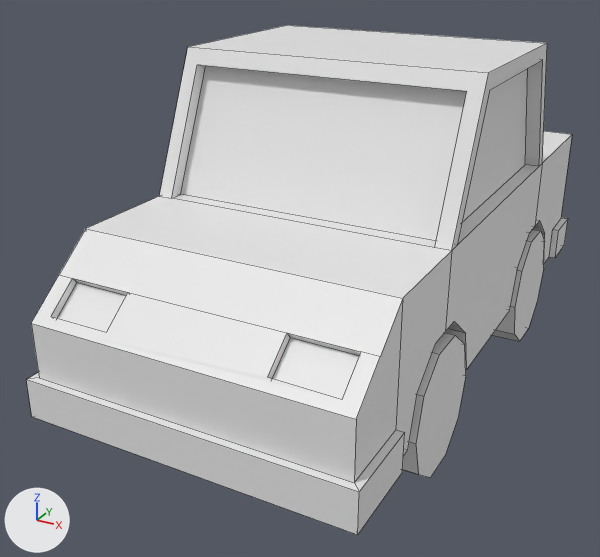
Two versions of the Blender file Assets/Models/Car.blend, one commit apart.
Rendered twice from a 50 mm camera at (2.32, -5.12, 3.19) aimed at (-0.27, -0.43, 0.85). The axes (+X, +Y, +Z) are drawn at lower left. The lights are the same throughout. Mesh edges are drawn as thin lines.

Script lines for the objects in view, before the commit:
```python
me_cube = bpy.data.meshes.new('Cube')
me_cube.from_pydata(...)  # 156 vertices, 105 faces; spans x -1.05..1.05, y -2.25..2.05, z 0.0..1.9
me_cylinder_001 = bpy.data.meshes.new('Cylinder.001')
me_cylinder_001.from_pydata(...)  # a 10-sided cylinder along z spanning x -0.5..0.5, y -0.5..0.5, z -0.2..0.2
me_cylinder_003 = bpy.data.meshes.new('Cylinder.003')
me_cylinder_003.from_pydata(...)  # a 10-sided cylinder along z spanning x -0.5..0.5, y -0.5..0.5, z -0.2..0.2
ob_car = bpy.data.objects.new('Car', me_cube)
ob_car.location = (0.0, 0.0, 0.5)
ob_tire_back_left = bpy.data.objects.new('Tire Back Left', me_cylinder_003)
ob_tire_back_left.location = (0.85, 1.0, 0.5)
ob_tire_back_left.rotation_euler = (0.0, 1.571, 0.0)  # degrees (0, 90, 0)
ob_tire_back_left.scale = (0.85, 0.85, 0.85)
ob_ture_front_left = bpy.data.objects.new('Ture Front Left', me_cylinder_001)
ob_ture_front_left.location = (0.85, -1.0, 0.5)
ob_ture_front_left.rotation_euler = (0.0, 1.571, 0.0)  # degrees (0, 90, 0)
ob_ture_front_left.scale = (0.85, 0.85, 0.85)
```
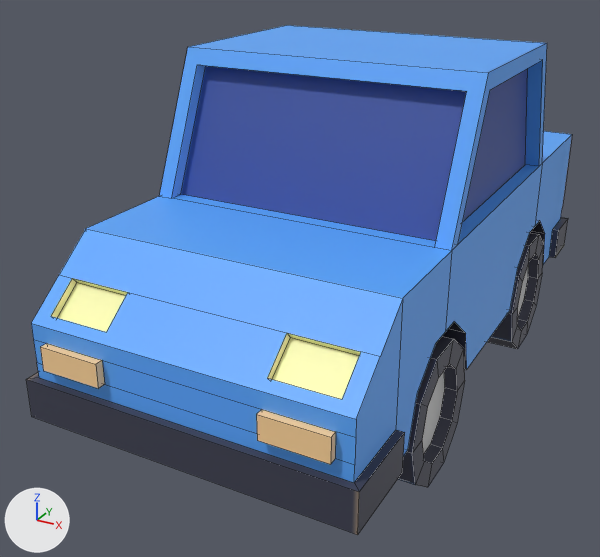
Patch to the scene script:
```diff
--- a/Assets/Models/Car.blend.py
+++ b/Assets/Models/Car.blend.py
@@ img_car_png_001 @@
+img_car_png_001 = load_image('Car.png.001', '../Textures/Car.png', 256, 256, 'sRGB')
@@ img_car_png @@
+img_car_png = load_image('Car.png', '../Textures/Car.png', 256, 256, 'sRGB')
@@ mat_car_png_001 @@
+mat_car_png_001 = principled_material('Car.png.001')
+mat_car_png_001.texture = img_car_png_001
@@ mat_car_png @@
+mat_car_png = principled_material('Car.png')
+mat_car_png.texture = img_car_png
@@ me_cylinder_001 @@
 # used by ob_ture_front_left; location = (0.85, -1.0, 0.5); rotation_euler = (0.0, 1.571, 0.0), in degrees (0, 90, 0); scale = (0.85, 0.85, 0.85)
-me_cylinder_001.from_pydata(...)  # 20 vertices, 12 faces; spans x -0.5..0.5, y -0.5..0.5, z -0.2..0.2
+me_cylinder_001.from_pydata(...)  # 40 vertices, 32 faces; spans x -0.737..0.737, y -0.75..0.75, z -0.2..0.2
+# me_cylinder_001 part 1
+# 12 faces are deleted
+# 10 vertices in x -0.5..0.5, y -0.5..0.5, z -0.2 move by (0.0, 0.0, 0.3)
+# 10 vertices are added at x -0.737..0.737, y -0.75..0.75, z -0.2
+# 10 new vertices lie (0.0, 0.0, 0.4) away from vertices in x -0.737..0.737, y -0.75..0.75, z -0.2
+# 32 new faces join them
+# me_cylinder_001 part 2: 11 faces spanning x -0.5..0.5, y -0.5..0.5, z 0.1..0.2 switch from no material to mat_car_png (picture img_car_png)
@@ me_cube @@
 # used by ob_car; location = (0.0, 0.0, 0.5)
-me_cube.from_pydata(...)  # 156 vertices, 105 faces; spans x -1.05..1.05, y -2.25..2.05, z 0.0..1.9
+me_cube.from_pydata(...)  # 196 vertices, 133 faces; spans x -1.05..1.05, y -2.25..2.05, z 0.0..1.9
+# me_cube part 3: 20 vertices added at x -1.0..1.0, y -2.25..-2.2, z 0.35..0.5
+# me_cube part 4: 20 vertices added at x -1.0..1.0, y 2.0..2.05, z 0.35..0.5
+# me_cube part 5: 99 faces spanning x -1.05..1.05, y -2.25..2.05, z 0.0..1.9 switch from no material to mat_car_png (picture img_car_png)
@@ me_cylinder_003 @@
 # used by ob_tire_back_left; location = (0.85, 1.0, 0.5); rotation_euler = (0.0, 1.571, 0.0), in degrees (0, 90, 0); scale = (0.85, 0.85, 0.85)
-me_cylinder_003.from_pydata(...)  # 20 vertices, 12 faces; spans x -0.5..0.5, y -0.5..0.5, z -0.2..0.2
+me_cylinder_003.from_pydata(...)  # 40 vertices, 32 faces; spans x -0.737..0.737, y -0.75..0.75, z -0.2..0.2
+# me_cylinder_003 part 6
+# 12 faces are deleted
+# 10 vertices in x -0.5..0.5, y -0.5..0.5, z -0.2 move by (0.0, 0.0, 0.3)
+# 10 vertices are added at x -0.737..0.737, y -0.75..0.75, z -0.2
+# 10 new vertices lie (0.0, 0.0, 0.4) away from vertices in x -0.737..0.737, y -0.75..0.75, z -0.2
+# 32 new faces join them
+# me_cylinder_003 part 7: 11 faces spanning x -0.5..0.5, y -0.5..0.5, z 0.1..0.2 switch from no material to mat_car_png_001 (picture img_car_png_001)
@@ ob_ture_front_left @@
 ob_ture_front_left = bpy.data.objects.new('Ture Front Left', me_cylinder_001)
-ob_ture_front_left.location = (0.85, -1.0, 0.5)
+ob_ture_front_left.location = (0.85, -1.0, 0.45)
 ob_ture_front_left.rotation_euler = (0.0, 1.571, 0.0)  # degrees (0, 90, 0)
-ob_ture_front_left.scale = (0.85, 0.85, 0.85)
+ob_ture_front_left.scale = (0.6, 0.6, 0.8)
@@ ob_tire_back_left @@
 ob_tire_back_left = bpy.data.objects.new('Tire Back Left', me_cylinder_003)
-ob_tire_back_left.location = (0.85, 1.0, 0.5)
+ob_tire_back_left.location = (0.85, 1.0, 0.45)
 ob_tire_back_left.rotation_euler = (0.0, 1.571, 0.0)  # degrees (0, 90, 0)
-ob_tire_back_left.scale = (0.85, 0.85, 0.85)
+ob_tire_back_left.scale = (0.6, 0.6, 0.8)
```

Pixel boxes (x1, y1, x2, y2) of what changed, in the pictures (600 x 557 px):
'Ture Front Left', reshaped, moved, rescaled (6% wider)
    before: (403, 333, 466, 478)
    after: (398, 336, 465, 488)
'Tire Back Left', reshaped, moved, rescaled (7% wider)
    before: (492, 230, 545, 341)
    after: (487, 233, 544, 349)
part 1 of me_cylinder_001, built on
    before: (416, 335, 466, 478)
    after: (398, 336, 465, 488)
part 2 of me_cylinder_001, recoloured
    before: (403, 333, 455, 475)
    after: (422, 364, 457, 464)
part 3 of me_cube, added (blue)
    after: (31, 299, 403, 483)
part 4 of me_cube, added (blue)
    after: (535, 135, 572, 265)
part 5 of me_cube, recoloured (white to blue)
    both: (26, 25, 572, 535)
part 6 of me_cylinder_003, built on
    before: (515, 231, 545, 341)
    after: (487, 233, 544, 349)
part 7 of me_cylinder_003, recoloured
    before: (492, 230, 540, 341)
    after: (517, 253, 539, 330)
